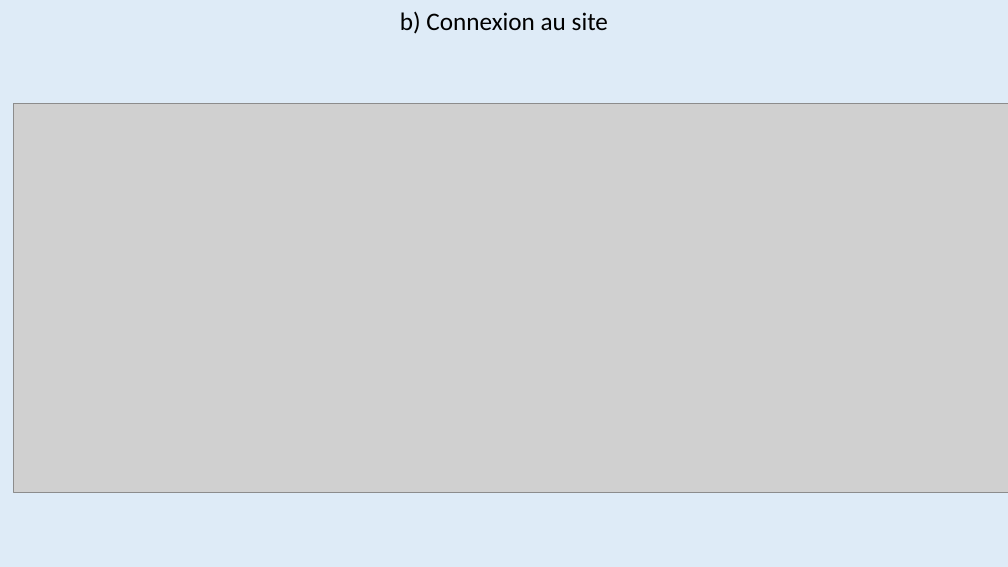
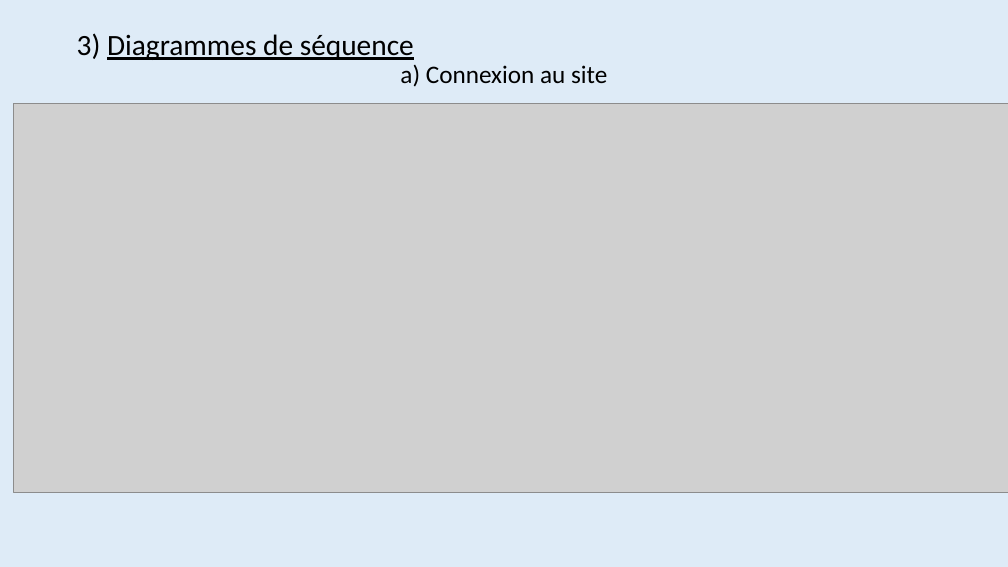
Before and after one commit to Maja2308/Projet_Cross, a slide deck: slide 10 of Diagrammes Communs/Presentation_Revue0.pptx (slide 11 before the commit). Drawn at 1008x567 pixels with LibreOffice and Linux fonts; fonts in the diff are those of the drawing; grey boxes stand for pictures. Boxes give left, top, right and bottom in pixels: in the first picture for what was removed or moved away, otherwise in the second. Text is boxed around its words. In the diff, an @@ line names an element or a change of style, - is before the commit and + after.

```diff
--- a/Diagrammes Communs/Presentation_Revue0.pptx
+++ b/Diagrammes Communs/Presentation_Revue0.pptx
@@ text added at <box>77,33,414,60</box>, 28 pt, text #000000, underline @@
+3) Diagrammes de séquence
@@ title at <box>400,65,607,87</box>: text changed @@
-b) Connexion au site
+a) Connexion au site
```
Also in this commit, not shown: 8 other slides changed, 1 slide removed, 3 other files.
